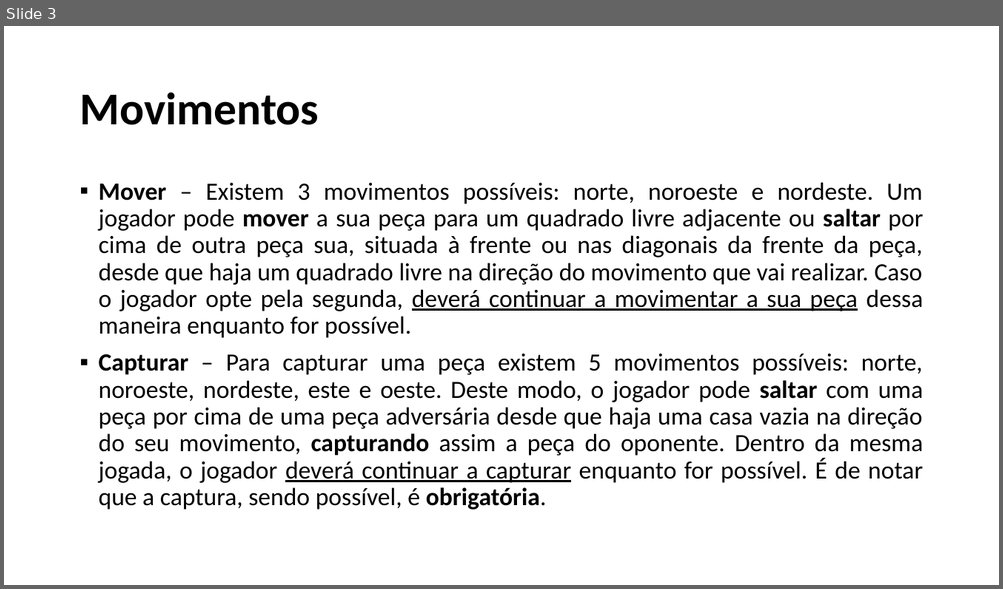
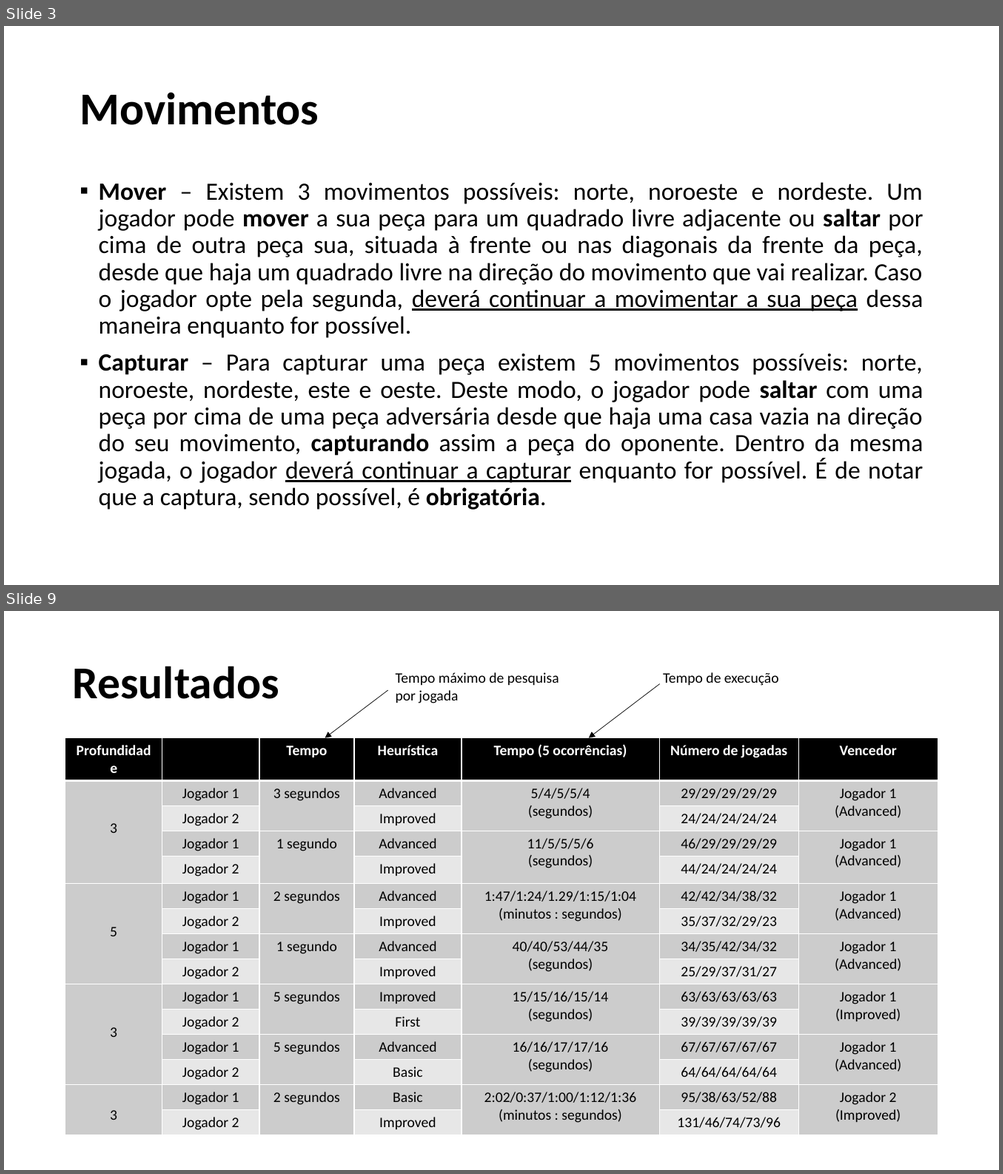
Before and after one commit to SergioDias47/Eximo, a slide deck: docs/IART-Eximo.pptx. Shown one above the other, each under a label of ours: slide 3 before the commit, slides 3 and 9 after it; the slides between them are not shown. The pictures are 1003x589 and 1003x1174 pixels, drawn with LibreOffice and Linux fonts; fonts in the diff are those of the drawing. Boxes give left, top, right and bottom in pixels: in the first picture for what was removed or moved away, otherwise in the second. Text is boxed around its words. In the diff, an @@ line names an element or a change of style, - is before the commit and + after.

```diff
--- a/docs/IART-Eximo.pptx
+++ b/docs/IART-Eximo.pptx
@@ slide 9 added at (4, 611, 999, 1170), background #FFFFFF @@
@@ text added at (73, 666, 279, 699), 44 pt, text #000000, bold @@
+Resultados
@@ text added at (395, 672, 559, 703), 14 pt, text #000000 @@
+Tempo máximo de pesquisa por jogada
@@ text added at (663, 672, 779, 686), 14 pt, text #000000 @@
+Tempo de execução
@@ arrow added from (388, 690) to (325, 738), #000000 0.5 pt @@
@@ arrow added from (660, 684) to (588, 738), #000000 0.5 pt @@
@@ table added at (65, 738, 936, 1133), 15 rows, 7 columns @@
+Profundidade |  | Tempo | Heurística | Tempo (5 ocorrências) | Número de jogadas | Vencedor
+3 | Jogador 1 | 3 segundos | Advanced | 5/4/5/5/4 / (segundos) | 29/29/29/29/29 | Jogador 1 / (Advanced)
+ | Jogador 2 |  | Improved |  | 24/24/24/24/24 | 
+ | Jogador 1 | 1 segundo | Advanced | 11/5/5/5/6 / (segundos) | 46/29/29/29/29 | Jogador 1 / (Advanced)
+ | Jogador 2 |  | Improved |  | 44/24/24/24/24 | 
+5 | Jogador 1 | 2 segundos | Advanced | 1:47/1:24/1.29/1:15/1:04 / (minutos : segundos) | 42/42/34/38/32 | Jogador 1 / (Advanced)
+ | Jogador 2 |  | Improved |  | 35/37/32/29/23 | 
+ | Jogador 1 | 1 segundo | Advanced | 40/40/53/44/35 / (segundos) | 34/35/42/34/32 | Jogador 1 / (Advanced)
+ | Jogador 2 |  | Improved |  | 25/29/37/31/27 | 
+3 | Jogador 1 | 5 segundos | Improved | 15/15/16/15/14 / (segundos) | 63/63/63/63/63 | Jogador 1 / (Improved)
+ | Jogador 2 |  | First |  | 39/39/39/39/39 | 
+ | Jogador 1 | 5 segundos | Advanced | 16/16/17/17/16 / (segundos) | 67/67/67/67/67 | Jogador 1 / (Advanced)
+ | Jogador 2 |  | Basic |  | 64/64/64/64/64 | 
+3 | Jogador 1 | 2 segundos | Basic | 2:02/0:37/1:00/1:12/1:36 / (minutos : segundos) | 95/38/63/52/88 | Jogador 2 / (Improved)
+ | Jogador 2 |  | Improved |  | 131/46/74/73/96 | 
```
Also in this commit, not shown: 5 slides changed, 6 other slides added, 3 other files.
